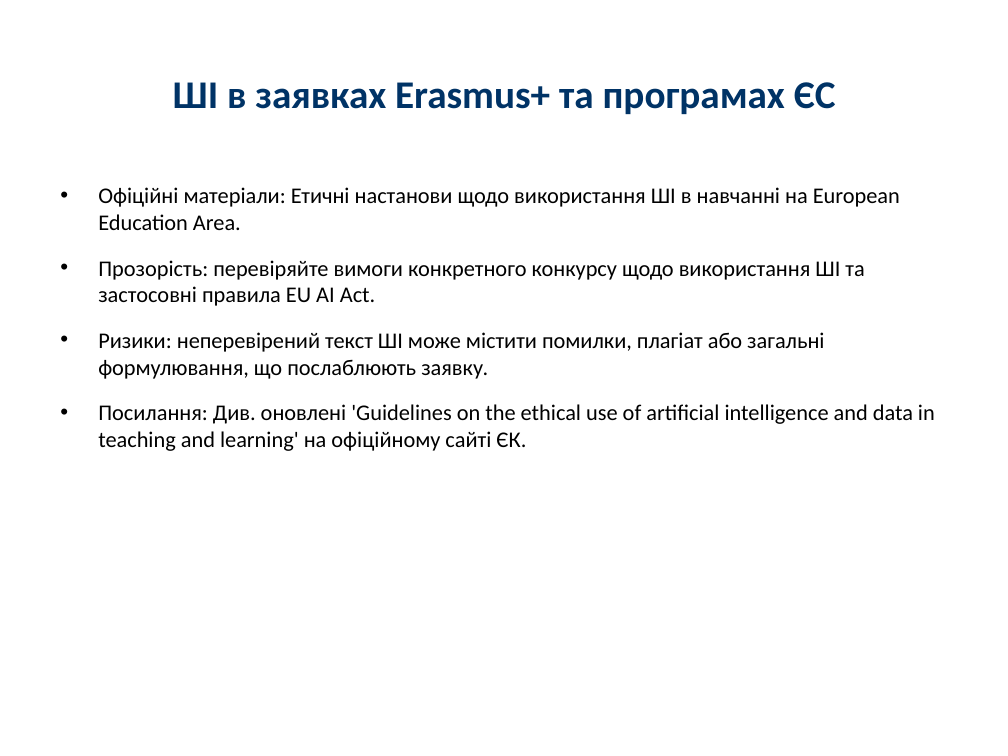
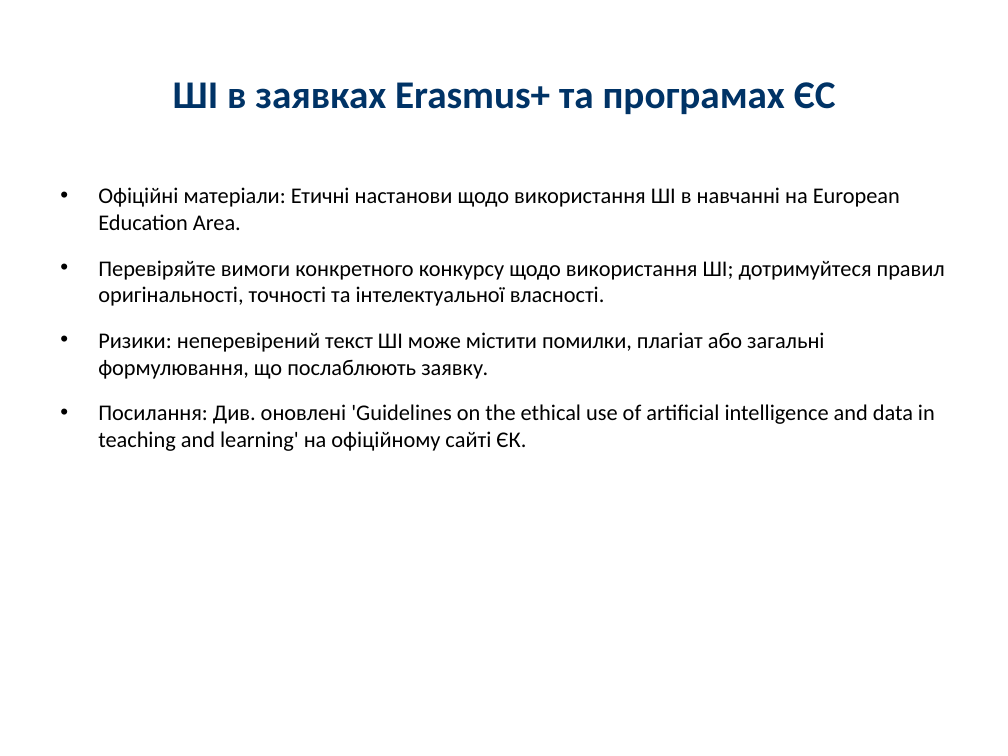
Before and after one commit to heads-and-tails/apsvt-website, a slide deck: slide 8 of public/documents/international/project-lab/project-lab-ai-erasmus-basic-2026.pptx. Drawn at 1008x756 pixels with LibreOffice and Linux fonts; fonts in the diff are those of the drawing. Boxes give left, top, right and bottom in pixels: in the first picture for what was removed or moved away, otherwise in the second. Text is boxed around its words. In the diff, an @@ line names an element or a change of style, - is before the commit and + after.

```diff
--- a/public/documents/international/project-lab/project-lab-ai-erasmus-basic-2026.pptx
+++ b/public/documents/international/project-lab/project-lab-ai-erasmus-basic-2026.pptx
@@ text at (x1=98, y1=260, x2=945, y2=306): text changed @@
-• Прозорість: перевіряйте вимоги конкретного конкурсу щодо використання ШІ та застосовні правила EU AI Act.
+• Перевіряйте вимоги конкретного конкурсу щодо використання ШІ; дотримуйтеся правил оригінальності, точності та інтелектуальної власності.
```
Also in this commit, not shown: 3 other files.
